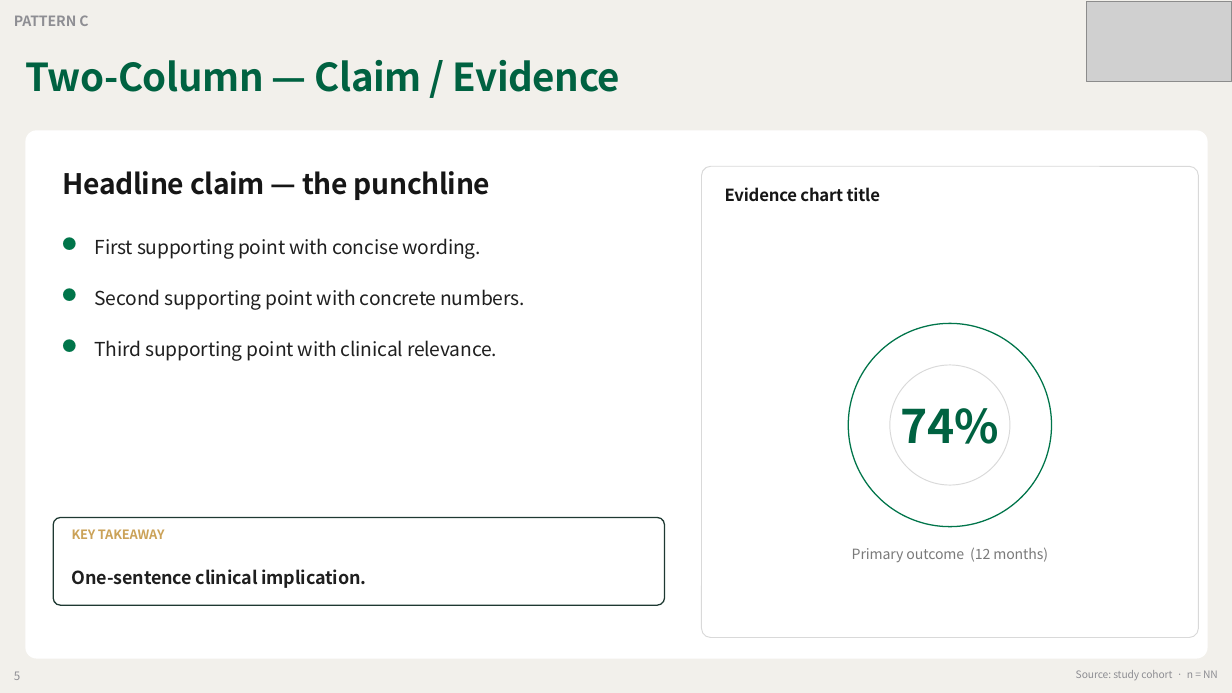
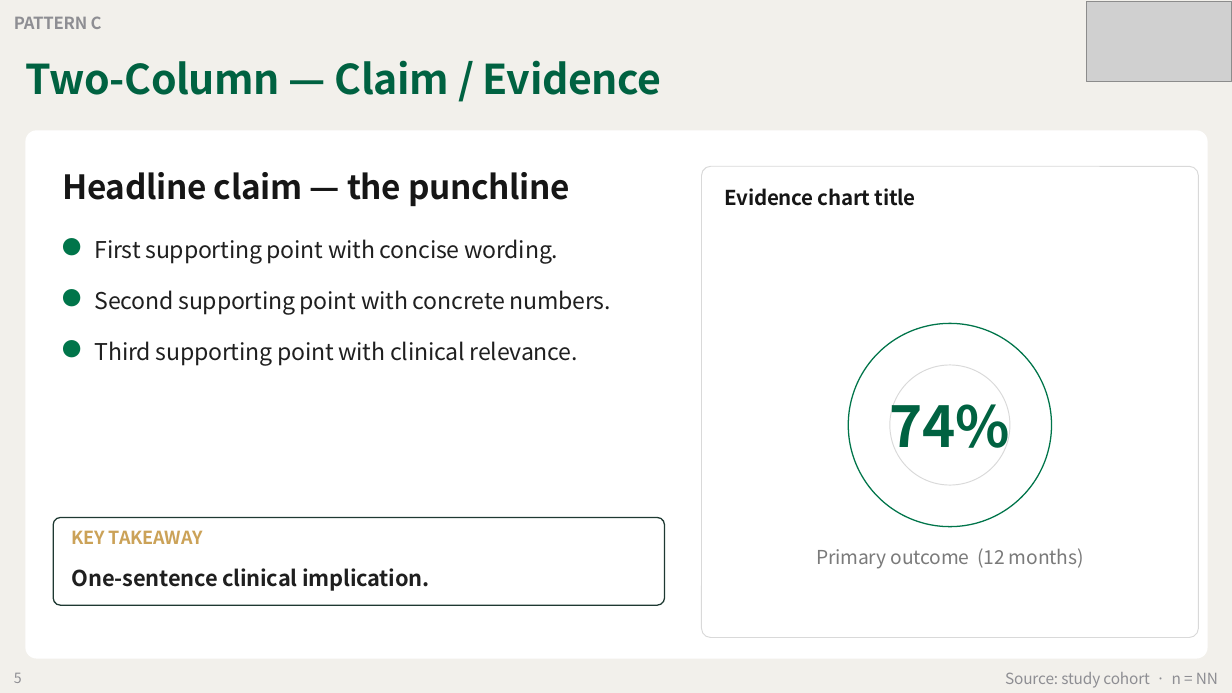
Before and after one commit to grotyx/medical-ppt-design, a slide deck: slide 5 of backbone_slides.pptx. Drawn at 1232x693 pixels with LibreOffice and Linux fonts; fonts in the diff are those of the drawing; grey boxes stand for pictures. Boxes give left, top, right and bottom in pixels: in the first picture for what was removed or moved away, otherwise in the second. Text is boxed around its words. In the diff, an @@ line names an element or a change of style, - is before the commit and + after.

```diff
--- a/backbone_slides.pptx
+++ b/backbone_slides.pptx
@@ text "PATTERN C" at [14,16,102,29]: size 11 to 13 pt @@
@@ text "Two-Column — Claim / Evidence" at [25,60,662,95]: size 30 to 32 pt @@
@@ text "Headline claim — the punchline" at [62,172,570,206]: size 22 to 26 pt, letter spacing -0.2 to -0.3 pt @@
@@ text "Evidence chart title" at [725,188,916,206]: size 13 to 16 pt, letter spacing -0.1 to -0.2 pt @@
@@ size 11 to 15 pt in 4 elements at [816,548,1084,569], [63,236,91,263], [63,287,91,314], [63,337,91,365] @@
@@ size 15 to 18 pt, letter spacing -0.1 to -0.2 pt in 3 elements at [95,239,558,264], [95,290,611,315], [95,341,578,366] @@
@@ text "74%" at [890,404,1010,448]: size 36 to 44 pt @@
@@ text "KEY TAKEAWAY" at [72,530,203,544]: size 10 to 14 pt @@
@@ text "One-sentence clinical implication." at [72,568,429,591]: size 14 to 17 pt, letter spacing -0.1 to -0.2 pt @@
@@ text "5" at [14,673,22,683]: size 9 to 11 pt @@
@@ text "Source: study cohort · n ..." at [1005,672,1218,688]: size 8 to 12 pt @@
```
Also in this commit, not shown: 10 other slides changed.
